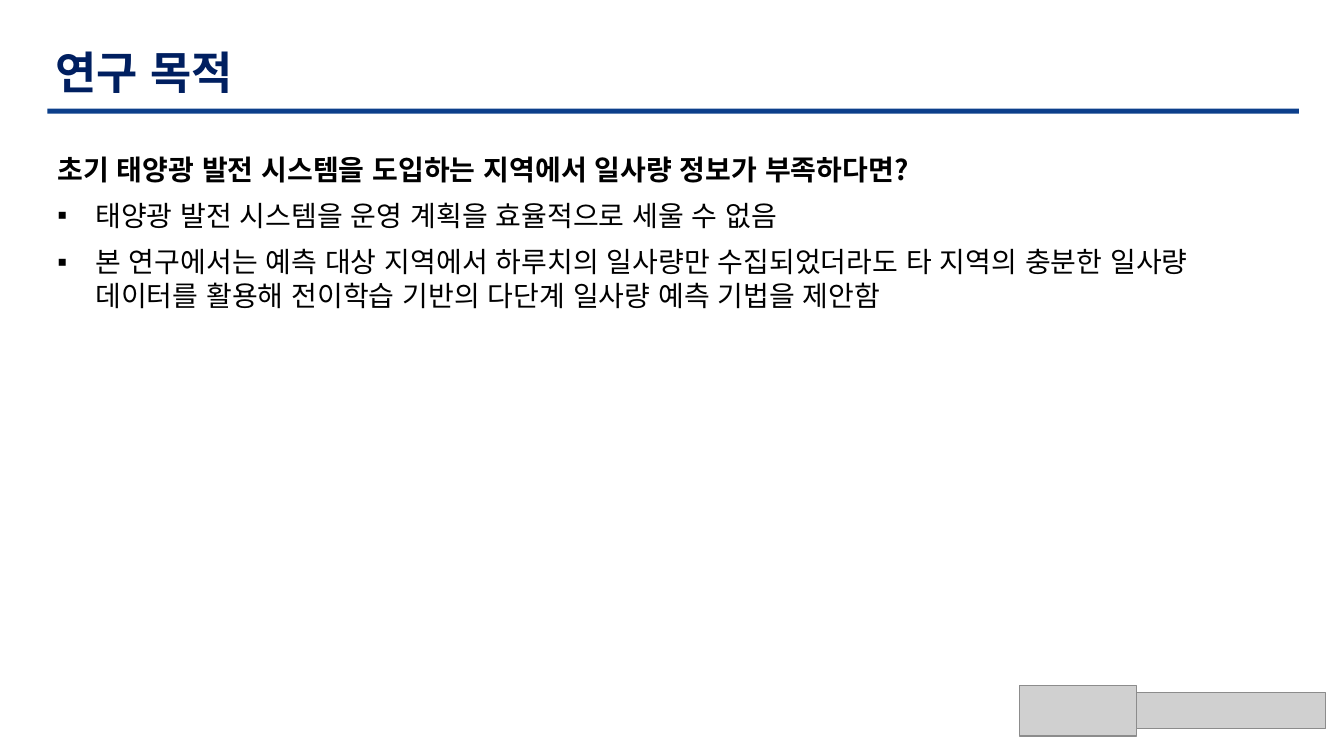
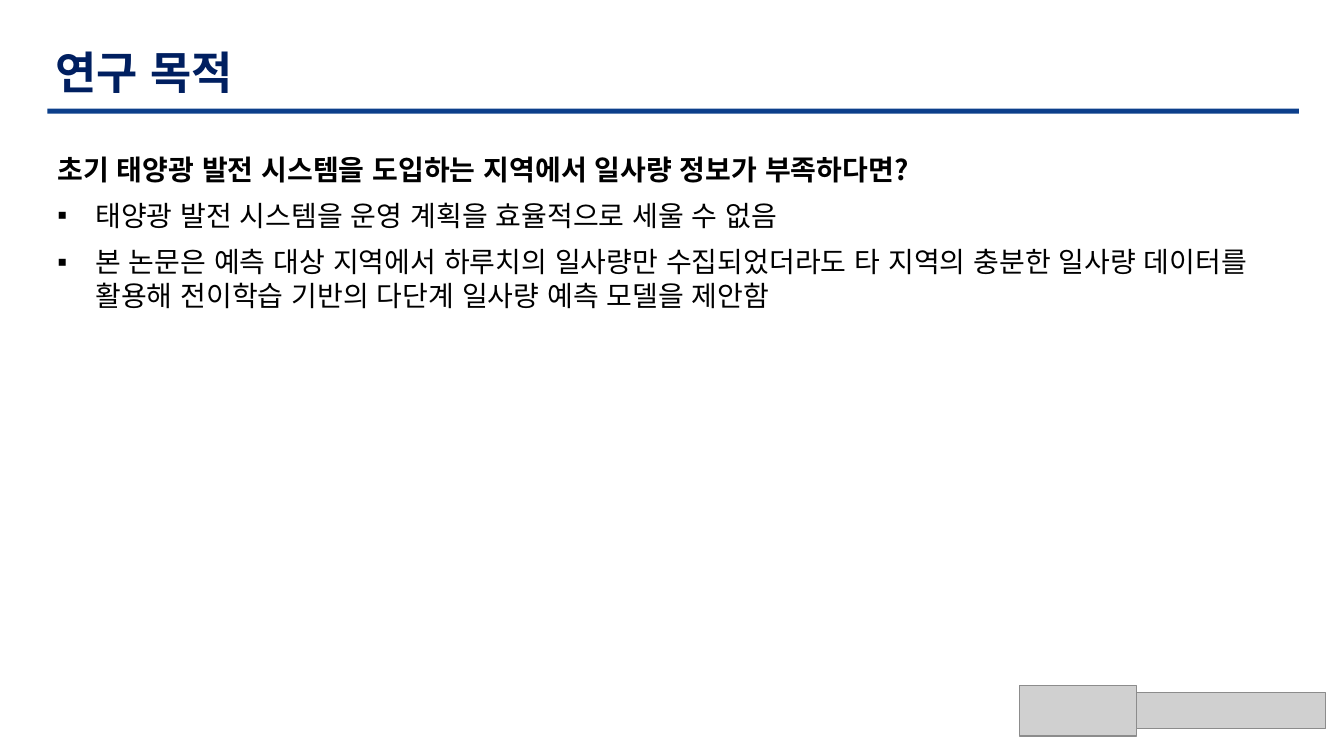
Before and after one commit to TaegyuHan/Solar_radiation_prediction_model, a slide deck: slide 7 of KICS_PT/[KICS] 모델 poster.pptx. Drawn at 1344x756 pixels with LibreOffice and Linux fonts; fonts in the diff are those of the drawing; grey boxes stand for pictures. Boxes give left, top, right and bottom in pixels: in the first picture for what was removed or moved away, otherwise in the second. Text is boxed around its words. In the diff, an @@ line names an element or a change of style, - is before the commit and + after.

Commit message:
모델 최종

```diff
--- a/KICS_PT/[KICS] 모델 poster.pptx
+++ b/KICS_PT/[KICS] 모델 poster.pptx
@@ text at box(95, 248, 1247, 309): text changed @@
-▪ 본 연구에서는 예측 대상 지역에서 하루치의 일사량만 수집되었더라도 타 지역의 충분한 일사량 데이터를 활용해 전이학습 기반의 다단계 일사량 예측 기법을 제안함
+▪ 본 논문은 예측 대상 지역에서 하루치의 일사량만 수집되었더라도 타 지역의 충분한 일사량 데이터를 활용해 전이학습 기반의 다단계 일사량 예측 모델을 제안함
```
Also in this commit, not shown: 5 other slides changed, 1 slide added, 3 slides removed.
